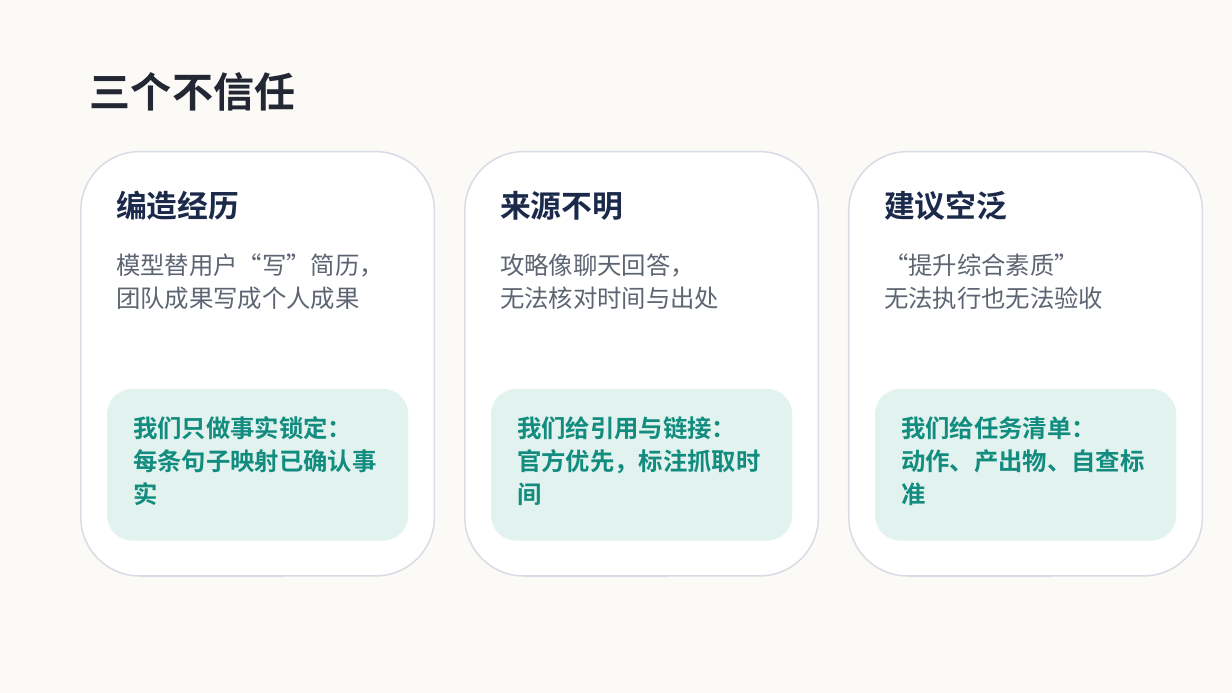
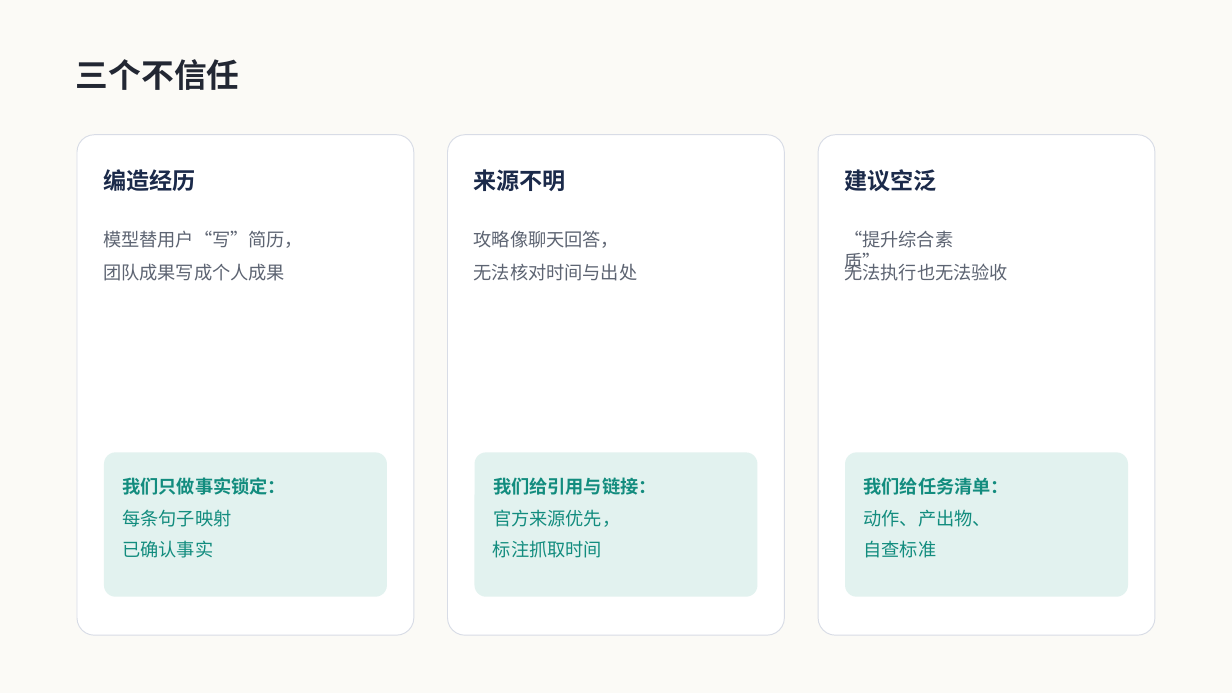
Before and after one commit to CP-bee-git/AI-game, a slide deck: slide 3 of docs/ppt-assets/careerpilot-intro.pptx. Drawn at 1232x693 pixels with LibreOffice and Linux fonts; fonts in the diff are those of the drawing. Boxes give left, top, right and bottom in pixels: in the first picture for what was removed or moved away, otherwise in the second. Text is boxed around its words. In the diff, an @@ line names an element or a change of style, - is before the commit and + after.

```diff
--- a/docs/ppt-assets/careerpilot-intro.pptx
+++ b/docs/ppt-assets/careerpilot-intro.pptx
@@ text "三个不信任" at (x1=76, y1=59, x2=240, y2=90): size 32 to 25.5 pt; line spacing 1.12 to 1 @@
@@ rounded rectangle at (x1=77, y1=135, x2=414, y2=636): outline #D8DCE6 1.2 pt to #D8DCE6 0.75 pt; proportions changed @@
@@ rounded rectangle resized from (x1=80, y1=152, x2=434, y2=576) to (x1=77, y1=135, x2=414, y2=636) @@
@@ rounded rectangle resized from (x1=849, y1=152, x2=1203, y2=576) to (x1=447, y1=135, x2=785, y2=636) @@
@@ rounded rectangle at (x1=447, y1=135, x2=785, y2=636): outline #D8DCE6 1.2 pt to #D8DCE6 0.75 pt; proportions changed @@
@@ text "编造经历" moved from (x1=116, y1=190, x2=239, y2=220) to (x1=103, y1=169, x2=195, y2=191) @@
@@ rounded rectangle removed at (x1=465, y1=152, x2=819, y2=576) @@
@@ text "来源不明" moved from (x1=500, y1=190, x2=623, y2=220) to (x1=474, y1=169, x2=566, y2=191) @@
@@ size 24 to 18 pt; line spacing 1.12 to 1 in 3 elements at (x1=103, y1=169, x2=195, y2=191), (x1=474, y1=169, x2=566, y2=191), (x1=844, y1=169, x2=936, y2=191) @@
@@ text "建议空泛" moved from (x1=884, y1=190, x2=1007, y2=220) to (x1=844, y1=169, x2=936, y2=191) @@
@@ text "团队成果写成个人成果" moved from (x1=116, y1=253, x2=384, y2=309) to (x1=103, y1=263, x2=285, y2=281) @@
@@ text at (x1=116, y1=253, x2=384, y2=277): paragraph removed @@
-模型替用户“写”简历，
@@ text "无法核对时间与出处" moved from (x1=500, y1=253, x2=719, y2=309) to (x1=474, y1=263, x2=638, y2=281) @@
@@ text at (x1=500, y1=253, x2=695, y2=277): paragraph removed @@
-攻略像聊天回答，
@@ text "无法执行也无法验收" moved from (x1=884, y1=253, x2=1103, y2=309) to (x1=844, y1=260, x2=1008, y2=281) @@
@@ text at (x1=884, y1=253, x2=1079, y2=276): paragraph removed @@
-“提升综合素质”
@@ text at (x1=133, y1=449, x2=376, y2=505): paragraph removed @@
-每条句子映射已确认事实
@@ text at (x1=517, y1=449, x2=760, y2=505): paragraph removed @@
-官方优先，标注抓取时间
@@ text at (x1=901, y1=449, x2=1144, y2=506): paragraph removed @@
-动作、产出物、自查标准
@@ rounded rectangle resized from (x1=107, y1=389, x2=409, y2=541) to (x1=104, y1=453, x2=386, y2=597) @@
@@ text "我们只做事实锁定：" moved from (x1=133, y1=416, x2=376, y2=505) to (x1=122, y1=477, x2=286, y2=495) @@
@@ rounded rectangle resized from (x1=491, y1=389, x2=792, y2=541) to (x1=475, y1=453, x2=758, y2=597) @@
@@ text "我们给引用与链接：" moved from (x1=517, y1=416, x2=760, y2=505) to (x1=493, y1=477, x2=657, y2=495) @@
@@ proportions changed in 3 elements at (x1=104, y1=453, x2=386, y2=597), (x1=475, y1=453, x2=758, y2=597), (x1=846, y1=453, x2=1128, y2=597) @@
@@ rounded rectangle resized from (x1=875, y1=389, x2=1177, y2=541) to (x1=846, y1=453, x2=1128, y2=597) @@
@@ size 19 to 14.2 pt; line spacing 1.12 to 1 in 6 elements at (x1=844, y1=260, x2=1008, y2=281), (x1=103, y1=263, x2=285, y2=281), (x1=474, y1=263, x2=638, y2=281), (x1=493, y1=477, x2=657, y2=495), (x1=122, y1=477, x2=286, y2=495), (x1=864, y1=477, x2=1009, y2=495) @@
@@ text "我们给任务清单：" moved from (x1=901, y1=416, x2=1144, y2=506) to (x1=864, y1=477, x2=1009, y2=495) @@
@@ group added at (x1=103, y1=135, x2=1155, y2=636): 9 texts, 1 rounded rectangle @@
+模型替用户“写”简历，
+每条句子映射
+已确认事实
+攻略像聊天回答，
+官方来源优先，
+标注抓取时间
+“提升综合素质”
+动作、产出物、
+自查标准
```
Also in this commit, not shown: 9 other slides changed, 2 slides added, 20 other files.
